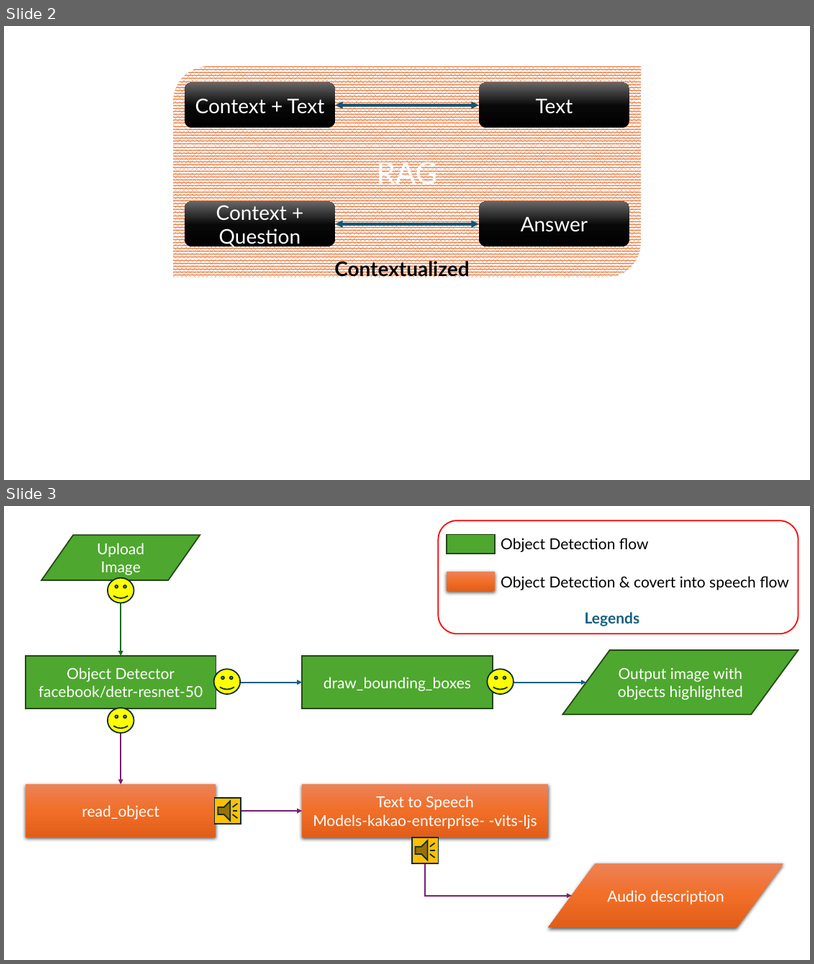
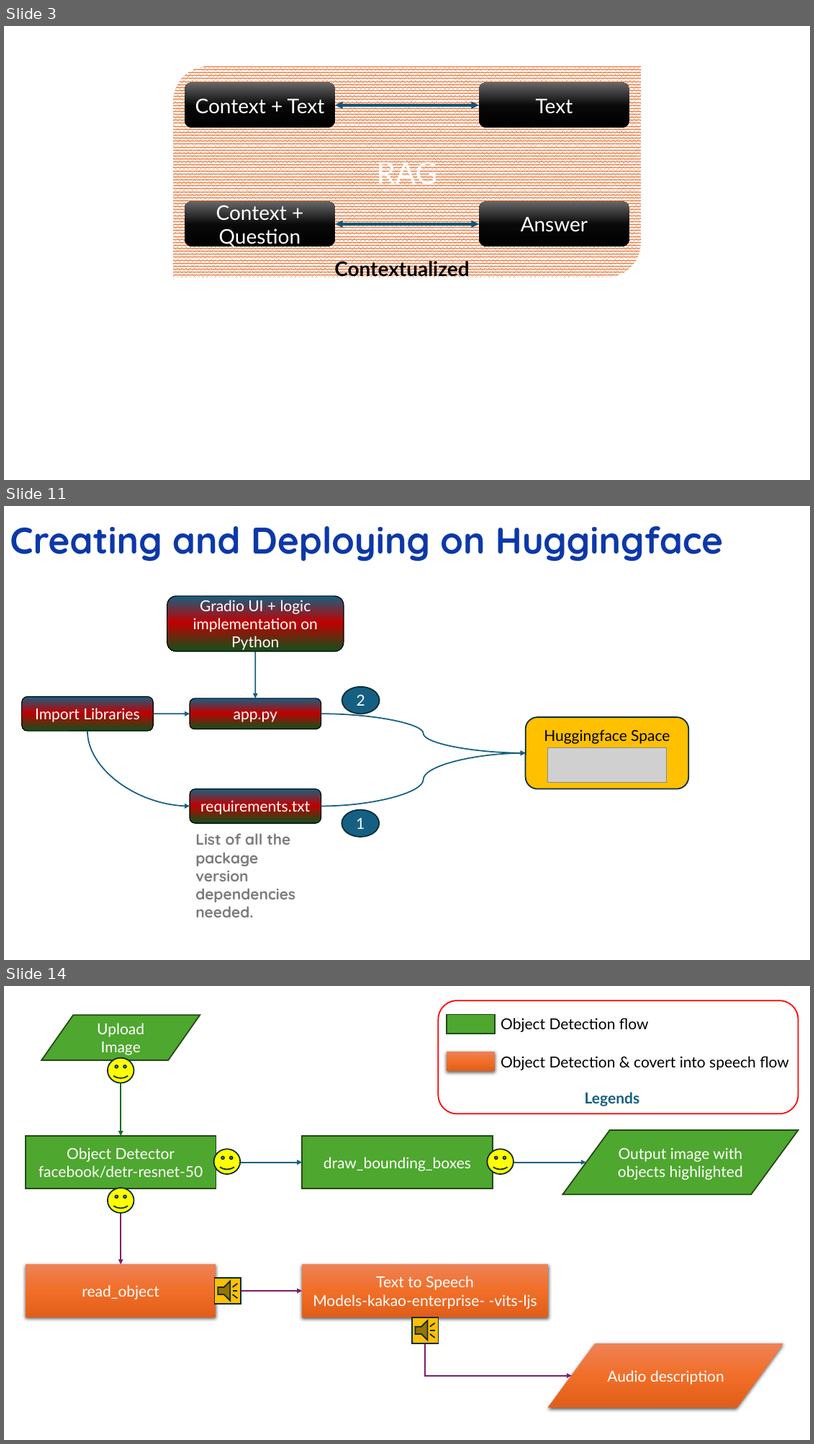
Before and after one commit to mayankchugh-learning/PythonRefresh, a slide deck: Python for Generative AI/Week 15/Python-LLMOps-using-Python-LVC/Docuement-QnA.pptx. Shown one above the other, each under a label of ours: slides 2 and 3 before the commit, slides 3, 11 and 14 after it; the slides between them are not shown. The pictures are 814x964 and 814x1444 pixels, drawn with LibreOffice and Linux fonts; fonts in the diff are those of the drawing; grey boxes stand for pictures. Boxes give left, top, right and bottom in pixels: in the first picture for what was removed or moved away, otherwise in the second. Text is boxed around its words. In the diff, an @@ line names an element or a change of style, - is before the commit and + after.

```diff
--- a/Python for Generative AI/Week 15/Python-LLMOps-using-Python-LVC/Docuement-QnA.pptx
+++ b/Python for Generative AI/Week 15/Python-LLMOps-using-Python-LVC/Docuement-QnA.pptx
@@ slide 11 added at <box>4,506,810,960</box>, background #FFFFFF @@
@@ title added at <box>10,526,723,561</box>, 44 pt, text #0C38A8, bold @@
+Creating and Deploying on Huggingface
@@ rounded rectangle added at <box>167,596,344,651</box>, fill gradient #156082 to #C00000 to #13501B, outline #000000 1 pt, 18 pt, text #FFFFFF @@
+Gradio UI + logic implementation on Python
@@ curved arrow added from (256, 651) to (256, 698), #156082 1.5 pt @@
@@ rounded rectangle added at <box>21,697,153,731</box>, fill gradient #156082 to #C00000 to #13501B, outline #000000 1 pt, 18 pt, text #FFFFFF @@
+Import Libraries
@@ rounded rectangle added at <box>190,698,321,729</box>, fill gradient #156082 to #C00000 to #13501B, outline #000000 1 pt, 18 pt, text #FFFFFF @@
+app.py
@@ ellipse added at <box>342,687,380,713</box>, fill #156082, outline #092A39 1.5 pt, 18 pt, text #FFFFFF @@
+2
@@ curved arrow added from (154, 713) to (190, 713), #156082 1.5 pt @@
@@ curved arrow added from (322, 713) to (526, 753), #156082 1.5 pt @@
@@ rounded rectangle added at <box>526,717,689,789</box>, fill #FFC000, outline #092A39 1.5 pt @@
@@ curved arrow added from (88, 731) to (190, 806), #156082 1.5 pt @@
@@ text added at <box>544,729,670,744</box>, 18 pt, text #000000 @@
+Huggingface Space
@@ curved arrow added from (322, 806) to (526, 753), #156082 1.5 pt @@
@@ picture added at <box>548,747,667,782</box> @@
@@ rounded rectangle added at <box>190,788,321,823</box>, fill gradient #156082 to #C00000 to #13501B, outline #000000 1 pt, 18 pt, text #FFFFFF @@
+requirements.txt
@@ ellipse added at <box>342,810,380,836</box>, fill #156082, outline #092A39 1.5 pt, 18 pt, text #FFFFFF @@
+1
@@ text added at <box>196,833,296,917</box>, 18 pt, text #7C7C7C, bold @@
+List of all the package version dependencies needed.
@@ what was slide 2 is now slide 3 @@
@@ what was slide 3 is now slide 14 @@
```
Also in this commit, not shown: 12 other slides added, 16 other files.
